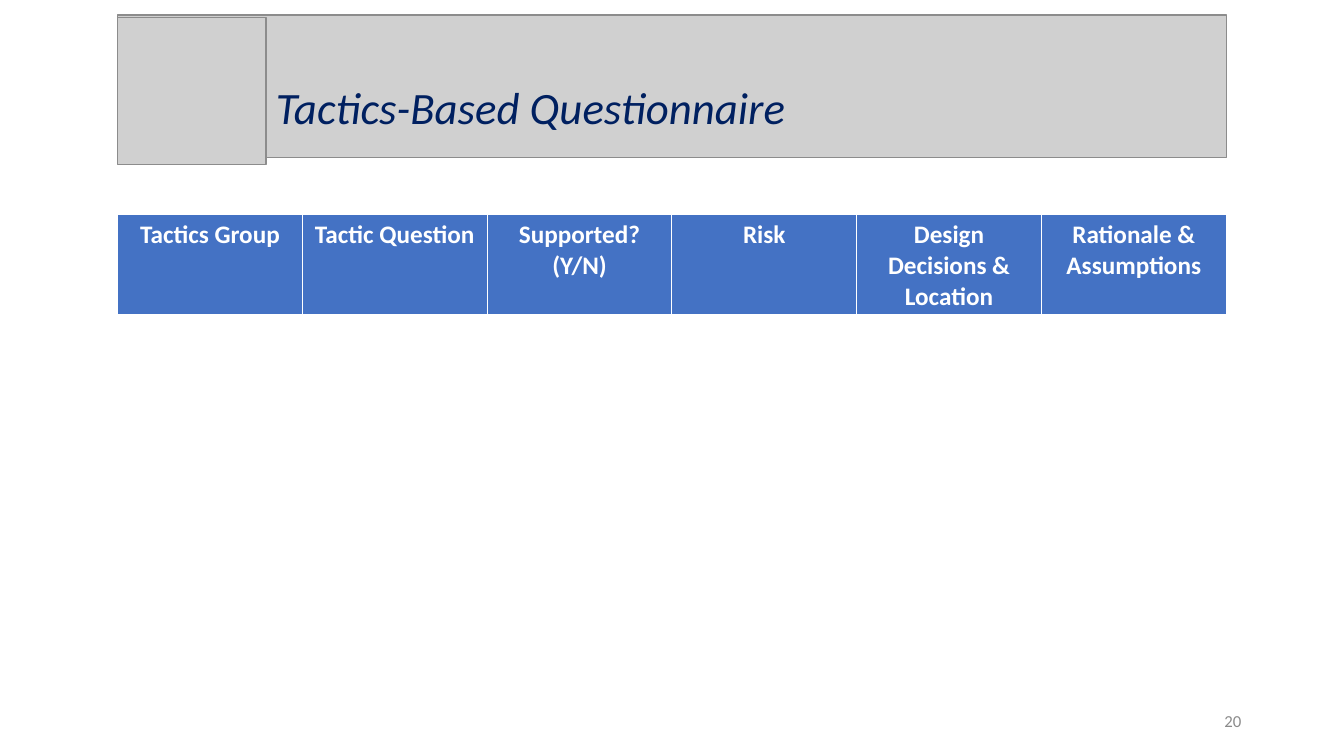
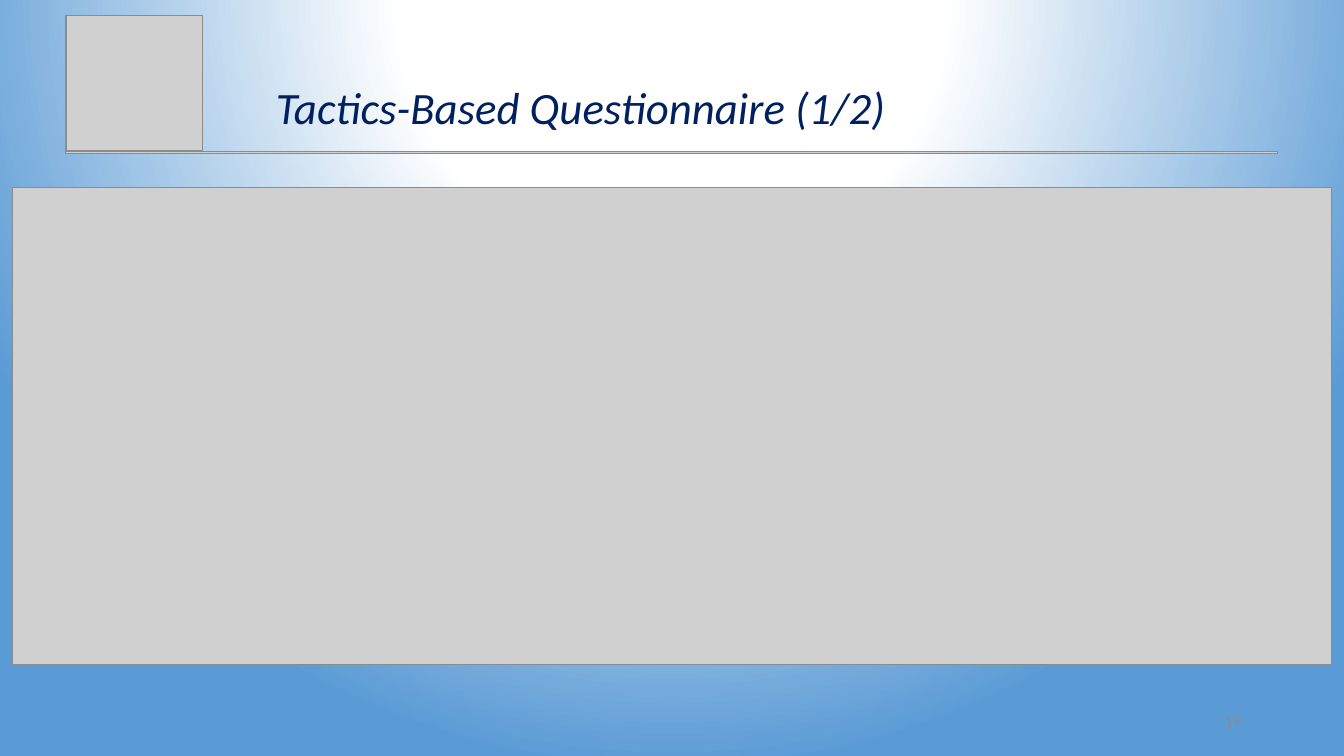
Before and after one commit to Wonderjack996/unimib-software-architecture, a slide deck: slide 19 of Approfondimento - Security/Presentazione - Savazzi - Alex.pptx (slide 20 before the commit). Drawn at 1344x756 pixels with LibreOffice and Linux fonts; fonts in the diff are those of the drawing; grey boxes stand for pictures. Boxes give left, top, right and bottom in pixels: in the first picture for what was removed or moved away, otherwise in the second. Text is boxed around its words. In the diff, an @@ line names an element or a change of style, - is before the commit and + after.

```diff
--- a/Approfondimento - Security/Presentazione - Savazzi - Alex.pptx
+++ b/Approfondimento - Security/Presentazione - Savazzi - Alex.pptx
@@ background #FFFFFF to gradient #FFFFFF to #5B9BD5 @@
@@ picture added at bbox=[66, 15, 203, 150] @@
@@ picture removed at bbox=[118, 15, 1227, 158] @@
@@ picture removed at bbox=[118, 18, 266, 165] @@
@@ text at bbox=[276, 91, 885, 130]: text changed @@
-Tactics-Based Questionnaire
+Tactics-Based Questionnaire (1/2)
@@ picture added at bbox=[66, 151, 1277, 153] @@
@@ picture added at bbox=[13, 188, 1332, 664] @@
@@ table removed at bbox=[118, 215, 1225, 316], 1 rows, 6 columns @@
-Tactics Group | Tactic Question | Supported? (Y/N) | Risk | Design Decisions & Location | Rationale & Assumptions
@@ page number removed at bbox=[1224, 716, 1241, 727] @@
-20
```
Also in this commit, not shown: 24 other slides changed, 1 slide added, 1 slide removed, 6 other files.
